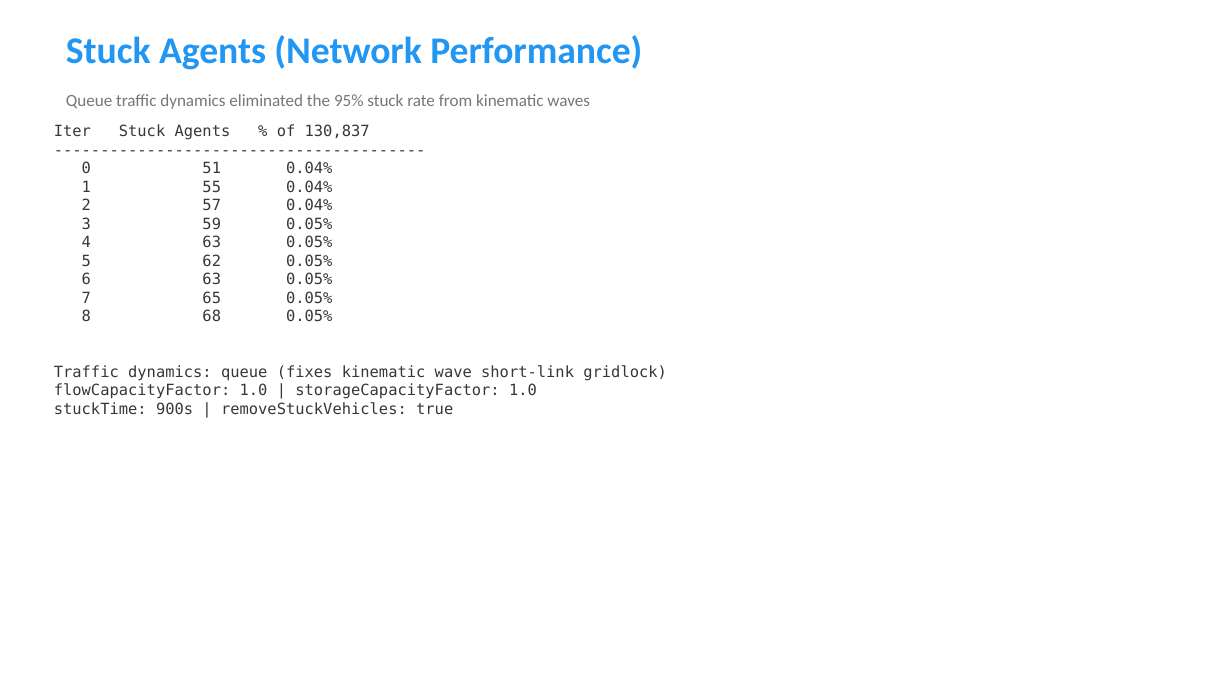
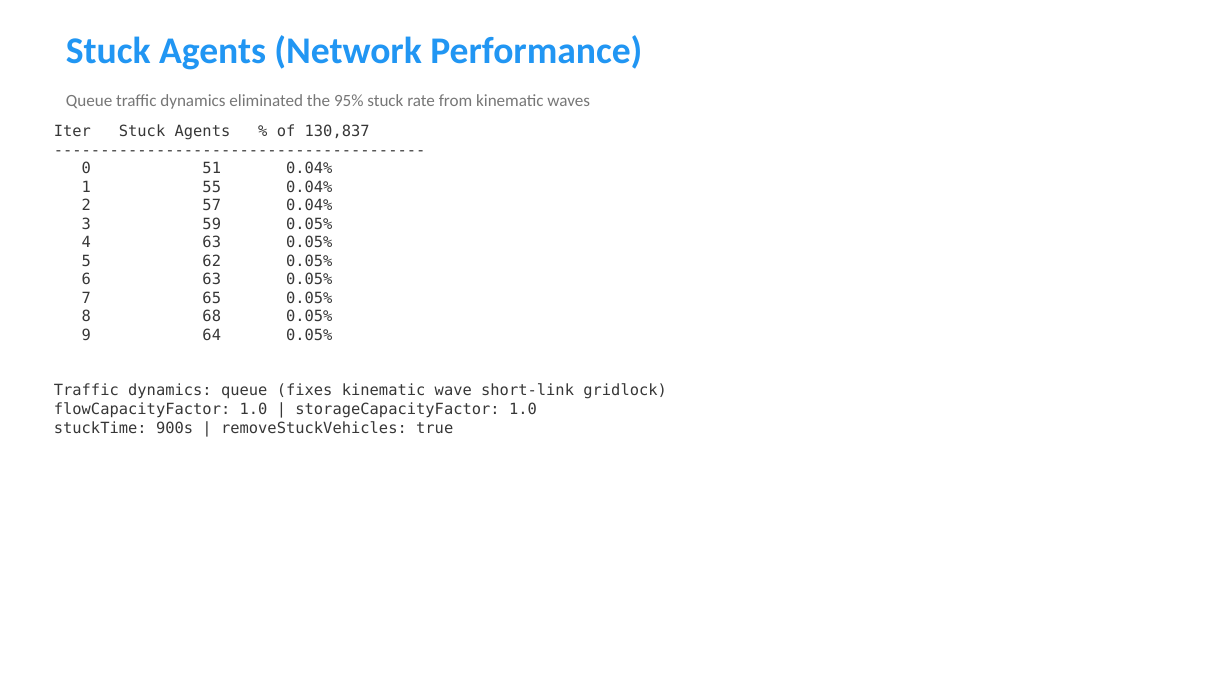
Before and after one commit to Tomal121186621/UrbanEV-MATSim-Maryland, a slide deck: slide 5 of UrbanEV_Results.pptx. Drawn at 1232x693 pixels with LibreOffice and Linux fonts; fonts in the diff are those of the drawing. Boxes give left, top, right and bottom in pixels: in the first picture for what was removed or moved away, otherwise in the second. Text is boxed around its words. In the diff, an @@ line names an element or a change of style, - is before the commit and + after.

```diff
--- a/UrbanEV_Results.pptx
+++ b/UrbanEV_Results.pptx
@@ text at bbox=[82, 328, 332, 340]: paragraph added @@
+9 64 0.05%
```
Also in this commit, not shown: 6 other slides changed.
